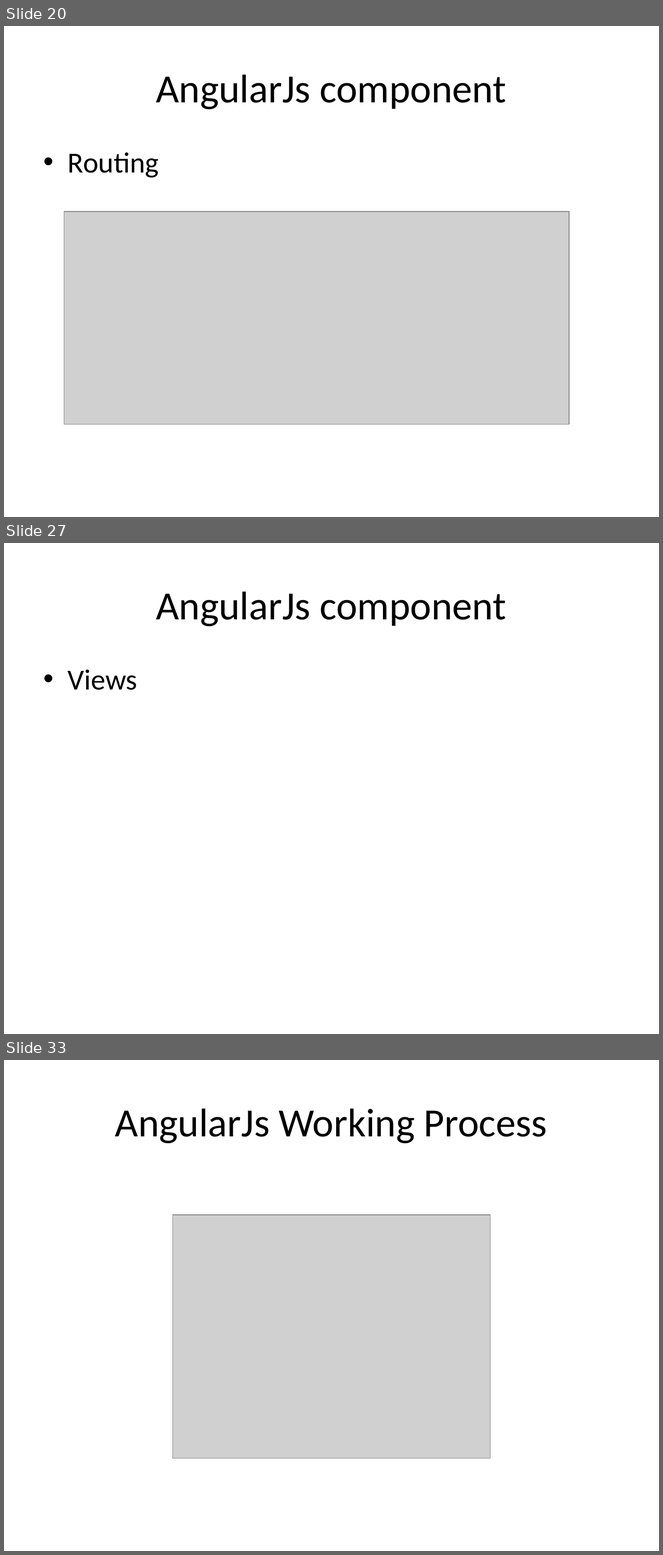
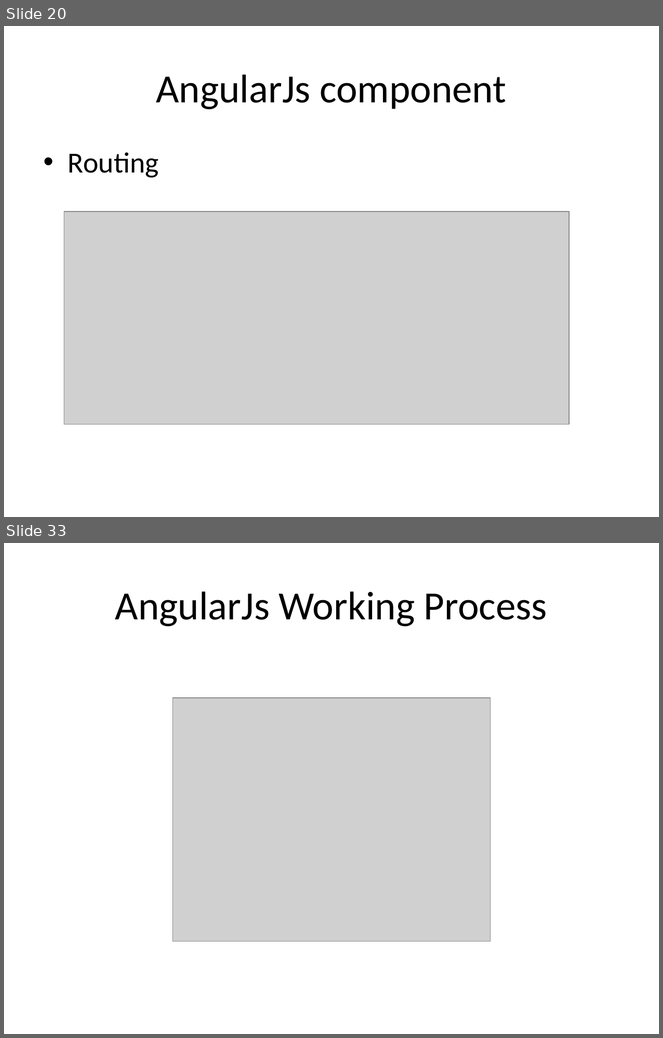
Before and after one commit to tasnim-reza/angularjs-class, a slide deck: class-2-Basic AngularJs/slides/basic angularjs.pptx. Shown one above the other, each under a label of ours: slides 20, 27 and 33 before the commit, slides 20 and 33 after it; the slides between them are not shown. The pictures are 663x1555 and 663x1038 pixels, drawn with LibreOffice and Linux fonts; fonts in the diff are those of the drawing; grey boxes stand for pictures. Boxes give left, top, right and bottom in pixels: in the first picture for what was removed or moved away, otherwise in the second. Text is boxed around its words. In the diff, an @@ line names an element or a change of style, - is before the commit and + after.

Commit message:
added angularjs component description class-2

```diff
--- a/class-2-Basic AngularJs/slides/basic angularjs.pptx
+++ b/class-2-Basic AngularJs/slides/basic angularjs.pptx
@@ slide 27 removed at bbox=[4, 543, 659, 1034], background #FFFFFF @@
@@ title removed at bbox=[156, 591, 506, 627] @@
-AngularJs component
@@ text removed at bbox=[68, 669, 138, 690] @@
-• Views
```
Also in this commit, not shown: 15 slides changed, 1 slide added, 7 other files.
